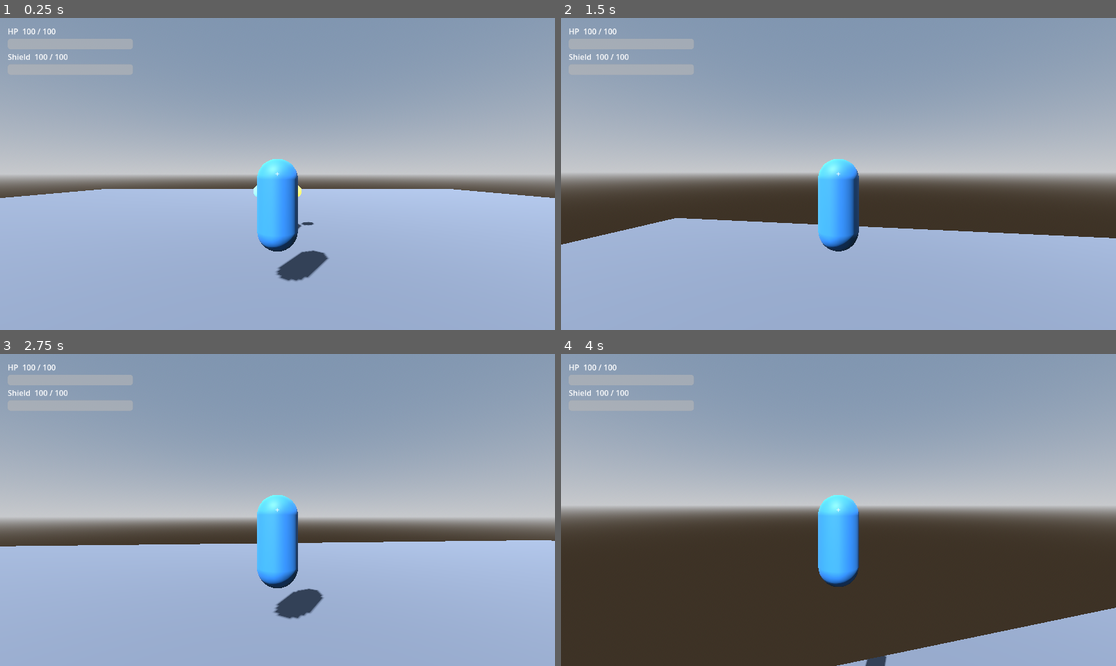
Above: before the commit, frames 1-4 (two rows, left to right).
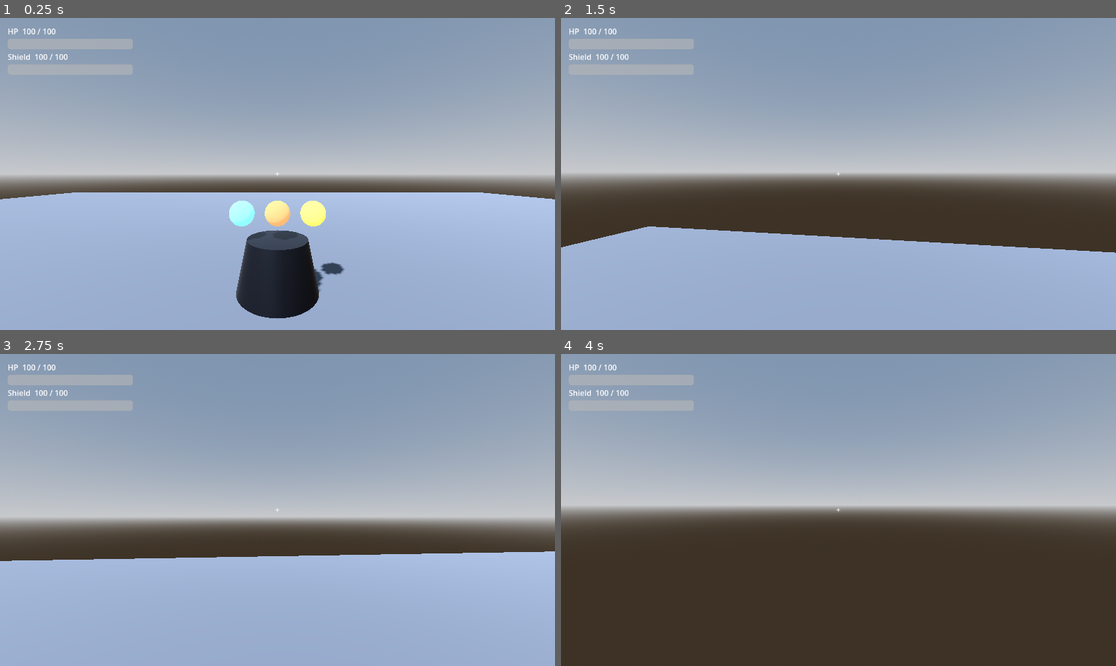
Above: after the commit, the same moments.

Repository: vasilisbit/The_Risen
Game: Godot game, scene res://scenes/hub/hub.tscn
Two runs of this game, one before a commit and one after it. Both use one fixed random seed, a clock stepped at 60 frames per second and the inputs below.
Inputs (mouse positions are in pixels of both pictures, inside the frame that each line leads up to):
- Up to frame 1 (0.25 s): no input
- Up to frame 2 (1.5 s): tap Enter at 0.5 s; move the mouse to (866, 174) at 0.52 s; press the mouse at (866, 174) at 0.53 s; hold W (move_forward) from 0.53 s (still down); tap Space (jump) at 0.77 s; move the mouse to (810, 174) at 1.27 s; release the mouse at (810, 174) at 1.28 s; tap Shift (sprint) at 1.35 s
- Up to frame 3 (2.75 s): keep holding W (move_forward); tap Space (jump) at 1.52 s; move the mouse to (288, 503) at 2.02 s; press the mouse at (288, 503) at 2.03 s
- Up to frame 4 (4 s): keep holding W (move_forward); move the mouse to (832, 516) at 2.77 s; release the mouse at (832, 516) at 2.78 s; tap Shift (sprint) at 2.85 s; click (832, 516) at 2.92 s; tap Space (jump) at 3.02, 3.77 s; move the mouse to (877, 513) at 3.52 s; press the mouse at (877, 513) at 3.53 s

The runs differ from the first frame. In frame 1, 6.8% of the frame differs, in the area x 0-100%, y 45-97%; in frame 2, 5.0%; in frame 3, 6.4%; in frame 4, 6.7%.

Commit message:
feat(t-0004): Add SaveManager + FPS camera and table collision fixes
SaveManager autoload (scripts/save_manager.gd): JSON persistence at
user://risen_save_01.json with the exact TDD §4.7 schema (player_level,
current_xp, selected_class, owned_weapons, owned_armor, flux_currency,
mission_completion_flags, difficulty_unlocks, total_kills/deaths/playtime).
Loads on start (autoload _ready = hub start), creates defaults on first run,
backfills missing keys, auto-saves on complete_mission(); is_mission_unlocked()
gates each mission on the previous one (Earth done -> Mars unlocked).

Fixes:
- Guardian camera is now first-person: SpringArm3D length 0 at eye height 1.6,
  player mesh hidden. (Was third-person behind the player.)
- Hologram table base is now solid: added BaseBody (StaticBody3D +
  CylinderShape3D) on the world layer so the player can no longer walk through.

Verified via game_eval: camera at (0,1.6,0); base is a layer-1 StaticBody3D;
defaults correct; save -> wipe -> reload restores flags + flux; Earth complete
unlocks Mars, Venus stays locked. Headless import clean (exit 0).

Diff:
--- a/project.godot
+++ b/project.godot
@@ -19,6 +19,7 @@
 [autoload]
 
 _mcp_game_helper="*res://addons/godot_ai/runtime/game_helper.gd"
+SaveManager="*res://scripts/save_manager.gd"
 
 [editor_plugins]
 
--- a/scenes/hub/hologram_table.tscn
+++ b/scenes/hub/hologram_table.tscn
@@ -49,6 +49,10 @@
 [sub_resource type="SphereShape3D" id="SphereShape3D_xynk1"]
 radius = 0.25
 
+[sub_resource type="CylinderShape3D" id="CylinderShape3D_aqj00"]
+height = 1.0
+radius = 0.8
+
 [node name="HologramTable" type="Node3D" unique_id=58457010]
 
 [node name="Base" type="MeshInstance3D" parent="." unique_id=1177951735]
@@ -91,3 +95,9 @@
 
 [node name="Col" type="CollisionShape3D" parent="VenusSphere" unique_id=2080137001]
 shape = SubResource("SphereShape3D_xynk1")
+
+[node name="BaseBody" type="StaticBody3D" parent="." unique_id=1656907674]
+
+[node name="Col" type="CollisionShape3D" parent="BaseBody" unique_id=17388580]
+transform = Transform3D(1, 0, 0, 0, 1, 0, 0, 0, 1, 0, 0.5, 0)
+shape = SubResource("CylinderShape3D_aqj00")
--- a/scenes/player/guardian.tscn
+++ b/scenes/player/guardian.tscn
@@ -26,12 +26,13 @@
 
 [node name="Mesh" type="MeshInstance3D" parent="." unique_id=1023509262]
 transform = Transform3D(1, 0, 0, 0, 1, 0, 0, 0, 1, 0, 0.9, 0)
+visible = false
 material_override = SubResource("StandardMaterial3D_6t5an")
 mesh = SubResource("CapsuleMesh_3sear")
 
 [node name="SpringArm3D" type="SpringArm3D" parent="." unique_id=1270346504]
-transform = Transform3D(1, 0, 0, 0, 1, 0, 0, 0, 1, 0, 1.5, 0)
-spring_length = 4.0
+transform = Transform3D(1, 0, 0, 0, 1, 0, 0, 0, 1, 0, 1.6, 0)
+spring_length = 0.0
 
 [node name="Camera3D" type="Camera3D" parent="SpringArm3D" unique_id=174760006]
 current = true
--- /dev/null
+++ b/scripts/save_manager.gd
@@ -0,0 +1,104 @@
+extends Node
+## SaveManager (autoload): JSON persistence for The Risen.
+## Schema is aligned verbatim with TDD v2.0 §4.7 (= GDD §6.3).
+## File: user://risen_save_01.json (FileAccess + JSON).
+
+const SAVE_PATH := "user://risen_save_01.json"
+
+## Mission order for unlock gating — each unlocks when the previous completes.
+const MISSION_ORDER: Array[String] = ["Earth", "Mars", "Venus"]
+
+signal game_loaded
+signal game_saved
+
+var data: Dictionary = {}
+
+
+func _ready() -> void:
+	# Autoload runs before the hub scene, so this covers "load on hub start".
+	load_game()
+
+
+## A fresh default save (first launch). Field names match TDD §4.7 exactly.
+func _default_data() -> Dictionary:
+	return {
+		"player_level": 1,
+		"current_xp": 0,
+		"selected_class": "Assault",
+		"owned_weapons": [],
+		"owned_armor": [],
+		"flux_currency": 0,
+		"mission_completion_flags": {"Earth": false, "Mars": false, "Venus": false},
+		"difficulty_unlocks": {"Heroic": false, "Legendary": false},
+		"total_kills": 0,
+		"total_deaths": 0,
+		"total_playtime": 0.0,
+	}
+
+
+## Load the save, or create defaults on first launch / unreadable / corrupt file.
+## Missing keys are backfilled from defaults so older saves stay compatible.
+func load_game() -> void:
+	var defaults := _default_data()
+	if not FileAccess.file_exists(SAVE_PATH):
+		data = defaults
+		save_game()
+		game_loaded.emit()
+		return
+
+	var f := FileAccess.open(SAVE_PATH, FileAccess.READ)
+	if f == null:
+		push_warning("SaveManager: cannot open save; using defaults.")
+		data = defaults
+		game_loaded.emit()
+		return
+	var text := f.get_as_text()
+	f.close()
+
+	var parsed: Variant = JSON.parse_string(text)
+	if typeof(parsed) != TYPE_DICTIONARY:
+		push_warning("SaveManager: corrupt save; using defaults.")
+		data = defaults
+		game_loaded.emit()
+		return
+
+	data = defaults
+	for key in (parsed as Dictionary):
+		data[key] = (parsed as Dictionary)[key]
+	game_loaded.emit()
+
+
+## Write the current data to disk as pretty JSON. Returns true on success.
+func save_game() -> bool:
+	var f := FileAccess.open(SAVE_PATH, FileAccess.WRITE)
+	if f == null:
+		push_error("SaveManager: cannot write save to %s" % SAVE_PATH)
+		return false
+	f.store_string(JSON.stringify(data, "\t"))
+	f.close()
+	game_saved.emit()
+	return true
+
+
+## Mark a mission complete and auto-save (called on return to the hub).
+func complete_mission(mission: String) -> void:
+	var flags: Dictionary = data.get("mission_completion_flags", {})
+	flags[mission] = true
+	data["mission_completion_flags"] = flags
+	save_game()
+
+
+## True if a mission is playable: the first one, or the previous is complete.
+func is_mission_unlocked(mission: String) -> bool:
+	var idx := MISSION_ORDER.find(mission)
+	if idx <= 0:
+		return true
+	var prev: String = MISSION_ORDER[idx - 1]
+	var flags: Dictionary = data.get("mission_completion_flags", {})
+	return bool(flags.get(prev, false))
+
+
+## Start a brand-new save (defaults) and persist it.
+func reset() -> void:
+	data = _default_data()
+	save_game()
Not shown, added: scripts/save_manager.gd.uid
